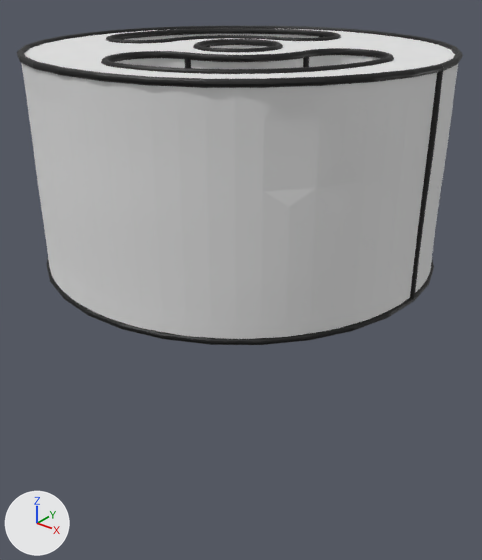
What one commit did to the glTF model assets/d11.glb.
Before and after are seen from a 50 mm camera at (1.38, -1.72, 1.15) aimed at (-0.01, 0.02, 0.08). The lights are fixed; the arrows at lower left show +X, +Y and +Z. Vertices at the same position are counted once.

Before the edit, the objects in view are built like this:
```python
me_recon_brep_curve_001 = bpy.data.meshes.new('recon_brep_curve.001')
me_recon_brep_curve_001.from_pydata(...)  # 13984 vertices, 27244 faces; spans x -0.653..0.679, y -0.671..0.662, z 0.214..0.91
# faces by material slot: [22320, 4924]
me_recon_brep_curve_001.materials.append(mat_curve)  # black #000000
me_recon_brep_curve_001.materials.append(mat_white)  # light grey #e3e3e3
ob_recon_brep_curve = bpy.data.objects.new('recon_brep_curve', me_recon_brep_curve_001)
ob_recon_brep_curve.location = (0.0, 0.0, 0.0)
```
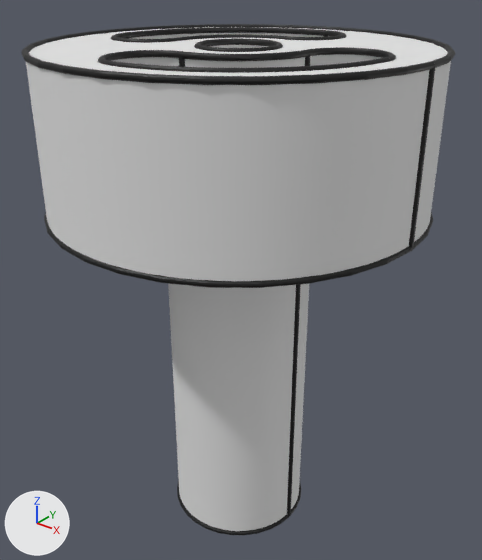
Where the change shows, as pixel boxes (x1, y1, x2, y2) in the pictures (482 x 560 px; the box of a moved part takes in the faces that stretch with it):
'recon_brep_curve', reshaped (60% taller)
    before: (17, 26, 463, 345)
    after: (21, 24, 455, 535)
part 1 of me_recon_brep_curve_001, moved or reshaped (not visible afterwards)
    before: (186, 51, 309, 62)
part 2 of me_recon_brep_curve_001, moved or reshaped (not visible before)
    after: (179, 56, 185, 67)
part 3 of me_recon_brep_curve_001, moved or reshaped
    before: (170, 35, 281, 42)
    after: (179, 34, 285, 41)
part 4 of me_recon_brep_curve_001, moved or reshaped (not visible afterwards)
    before: (185, 57, 191, 68)
part 5 of me_recon_brep_curve_001, moved or reshaped (not visible before)
    after: (409, 65, 436, 249)
part 6 of me_recon_brep_curve_001, moved or reshaped
    before: (122, 28, 321, 39)
    after: (126, 27, 326, 38)
part 7 of me_recon_brep_curve_001, moved or reshaped (not visible afterwards)
    before: (303, 55, 309, 67)
part 8 of me_recon_brep_curve_001, rebuilt (62% taller)
    before: (21, 29, 458, 339)
    after: (26, 27, 451, 531)
part 9 of me_recon_brep_curve_001, rebuilt
    before: (306, 48, 394, 62)
    after: (307, 47, 396, 61)
part 10 of me_recon_brep_curve_001, rebuilt
    before: (280, 31, 341, 41)
    after: (285, 30, 346, 40)
part 11 of me_recon_brep_curve_001, rebuilt
    before: (101, 51, 187, 67)
    after: (98, 50, 182, 66)
part 12 of me_recon_brep_curve_001, rebuilt
    before: (193, 39, 283, 53)
    after: (194, 38, 283, 52)
part 13 of me_recon_brep_curve_001, rebuilt
    before: (115, 58, 388, 74)
    after: (111, 57, 390, 73)
part 14 of me_recon_brep_curve_001, rebuilt
    before: (17, 26, 463, 88)
    after: (21, 24, 455, 85)
part 15 of me_recon_brep_curve_001, added (black)
    after: (177, 481, 301, 535)
part 16 of me_recon_brep_curve_001, added (black)
    after: (44, 213, 433, 288)
part 17 of me_recon_brep_curve_001, added
    after: (305, 54, 311, 66)
part 18 of me_recon_brep_curve_001, added (black)
    after: (180, 50, 310, 61)
part 19 of me_recon_brep_curve_001, added (black)
    after: (287, 284, 301, 516)
part 20 of me_recon_brep_curve_001, deleted (black)
    before: (410, 68, 444, 300)
part 21 of me_recon_brep_curve_001, deleted (black)
    before: (46, 260, 434, 345)
part 22 of me_recon_brep_curve_001, moved or reshaped
    before: (106, 34, 172, 44)
    after: (111, 32, 181, 43)

Edits to the bpy script that builds the scene:
```text
Change me_recon_brep_curve_001:
    remove me_recon_brep_curve_001.from_pydata(...)  # 13984 vertices, 27244 faces; spans x -0.653..0.679, y -0.671..0.662, z 0.214..0.91
    add me_recon_brep_curve_001.from_pydata(...)  # 13922 vertices, 27048 faces; spans x -0.65..0.653, y -0.652..0.652, z -0.91..0.91
    me_recon_brep_curve_001 part 1: the loose piece of 384 vertices spanning x 0.013..0.263, y -0.257..0.001, z 0.887..0.907 is multiplied about its middle by the matrix ((1.054, 0.019, -0.001), (-0.015, 1.054, 0.0), (0.001, -0.001, 1.0)), then moved by (-0.004, -0.006, -0.254)
    me_recon_brep_curve_001 part 2: the loose piece of 384 vertices spanning x 0.003..0.023, y -0.523..-0.503, z 0.636..0.897 is scaled about its middle by (-1, 1, -0.987), then moved by (-0.013, 0.255, 0.005)
    me_recon_brep_curve_001 part 3: the loose piece of 384 vertices spanning x -0.291..-0.013, y -0.016..0.259, z 0.887..0.907 is scaled about its middle by (0.96, 0.971, 1), then moved by (0.019, 0.012, 0.003)
    me_recon_brep_curve_001 part 4: the loose piece of 384 vertices spanning x 0.003..0.023, y -0.257..-0.237, z 0.637..0.897 is turned -49.1 degrees about the z axis through its middle and scaled by 0.987, then moved by (-0.013, -0.267, 0.005)
    me_recon_brep_curve_001 part 5: the loose piece of 384 vertices spanning x 0.498..0.518, y -0.009..0.01, z 0.636..0.897 is multiplied about its middle by the matrix ((0.378, 0.926, 0.0), (0.926, -0.378, 0.0), (0.0, 0.0, -1.974)), then moved by (0.135, 0.0, -0.124)
    me_recon_brep_curve_001 part 6: the loose piece of 384 vertices spanning x -0.532..-0.013, y -0.017..0.514, z 0.887..0.907 is multiplied about its middle by the matrix ((0.999, 0.013, 0.001), (-0.013, 0.999, -0.001), (-0.001, 0.001, 0.999)), then moved by (0.01, 0.013, 0.003)
    me_recon_brep_curve_001 part 7: the loose piece of 384 vertices spanning x 0.243..0.263, y -0.01..0.01, z 0.637..0.897 is turned -61.8 degrees about the z axis through its middle and scaled by 0.987, then moved by (0.262, 0.0, 0.005)
    me_recon_brep_curve_001 part 8: the loose piece of 2464 vertices spanning x -0.646..0.668, y -0.662..0.652, z 0.224..0.9 is rebuilt with 1250 vertices and now spans x -0.643..0.643, y -0.643..0.643, z -0.9..0.9
    me_recon_brep_curve_001 part 9: the loose piece of 384 vertices spanning x 0.243..0.518, y 0.0..0.141, z 0.887..0.907 is rebuilt with 384 vertices and now spans x 0.247..0.524, y -0.001..0.138, z 0.89..0.91
    me_recon_brep_curve_001 part 10: the loose piece of 384 vertices spanning x -0.014..0.122, y 0.239..0.514, z 0.887..0.907 is rebuilt with 384 vertices and now spans x -0.001..0.138, y 0.247..0.524, z 0.89..0.91
    me_recon_brep_curve_001 part 11: the loose piece of 384 vertices spanning x -0.13..0.014, y -0.522..-0.237, z 0.887..0.907 is rebuilt with 384 vertices and now spans x -0.138..0.001, y -0.524..-0.247, z 0.89..0.91
    me_recon_brep_curve_001 part 12: the loose piece of 384 vertices spanning x -0.152..0.13, y -0.13..0.153, z 0.887..0.907 is rebuilt with 384 vertices and now spans x -0.138..0.139, y -0.138..0.138, z 0.89..0.91
    me_recon_brep_curve_001 part 13: the loose piece of 384 vertices spanning x 0.013..0.518, y -0.522..0.001, z 0.887..0.907 is rebuilt with 384 vertices and now spans x 0.0..0.524, y -0.524..0.0, z 0.89..0.91
    me_recon_brep_curve_001 part 14: the loose piece of 384 vertices spanning x -0.652..0.677, y -0.671..0.662, z 0.885..0.91 is rebuilt with 384 vertices and now spans x -0.65..0.653, y -0.652..0.652, z 0.89..0.91
    me_recon_brep_curve_001 part 15: a new loose piece of 384 vertices spanning x -0.266..0.267, y -0.267..0.267, z -0.91..-0.89, in mat_curve (black #000000)
    me_recon_brep_curve_001 part 16: a new loose piece of 384 vertices spanning x -0.65..0.653, y -0.652..0.652, z 0.376..0.396, in mat_curve (black #000000)
    me_recon_brep_curve_001 part 17: a new loose piece of 384 vertices spanning x 0.247..0.267, y -0.01..0.01, z 0.643..0.9, in mat_curve (black #000000)
    me_recon_brep_curve_001 part 18: a new loose piece of 384 vertices spanning x 0.0..0.267, y -0.267..0.0, z 0.89..0.91, in mat_curve (black #000000)
    me_recon_brep_curve_001 part 19: a new loose piece of 384 vertices spanning x 0.247..0.267, y -0.01..0.01, z -0.9..0.386, in mat_curve (black #000000)
    me_recon_brep_curve_001 part 20: the loose piece of 384 vertices spanning x 0.656..0.679, y -0.014..0.007, z 0.226..0.896 is deleted
    me_recon_brep_curve_001 part 21: the loose piece of 384 vertices spanning x -0.653..0.678, y -0.67..0.661, z 0.214..0.237 is deleted
    me_recon_brep_curve_001 part 22: 1 vertex moved within x -0.322, y -0.102, z 0.905; 383 vertices removed from x -0.532..-0.271, y -0.151..-0.016, z 0.887..0.907; 383 vertices added at x -0.524..-0.247, y -0.138..0.001, z 0.89..0.91
```
